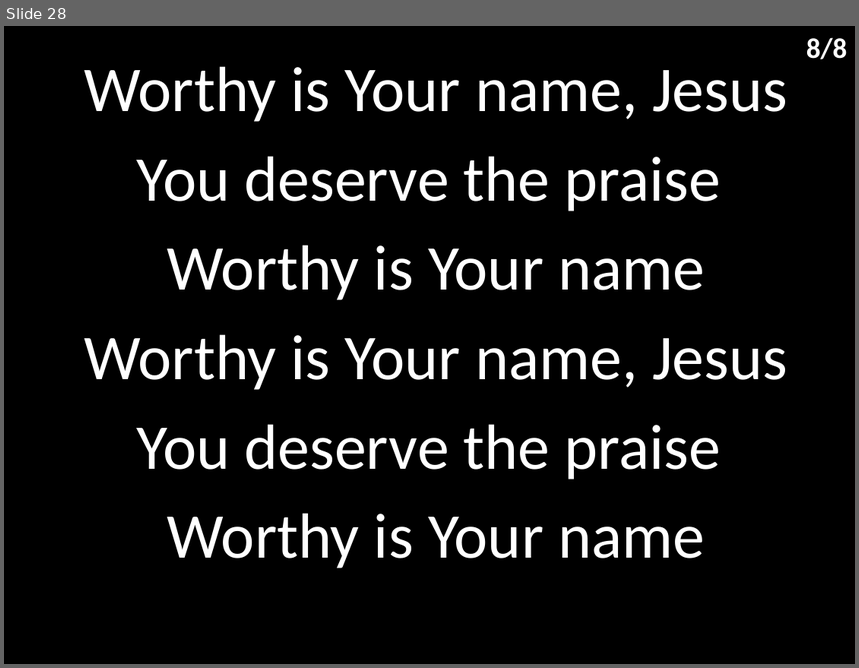
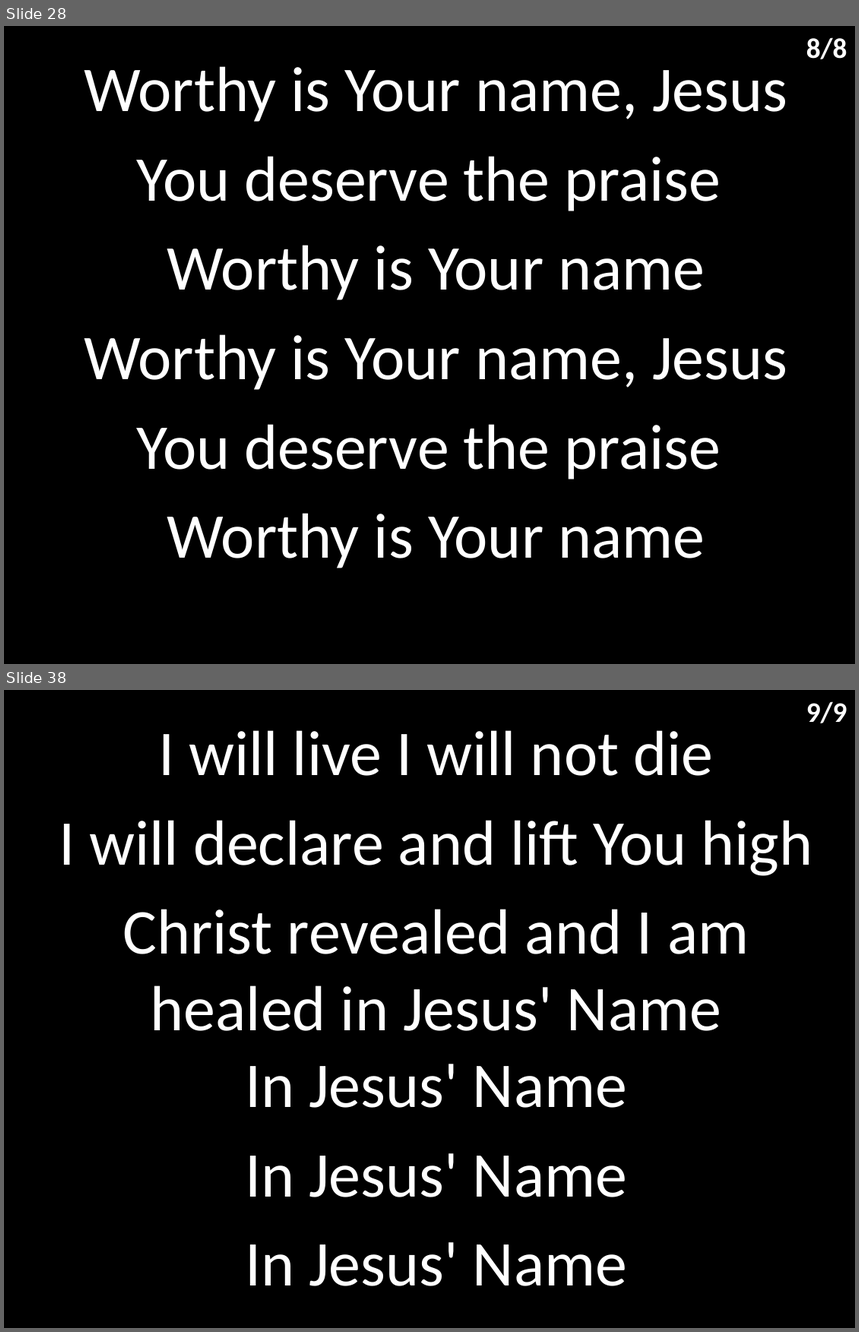
Before and after one commit to hoo-are-ya/worship, a slide deck: docs/songs_24-10-2021.pptx. Shown one above the other, each under a label of ours: slide 28 before the commit, slides 28 and 38 after it; the slides between them are not shown. The pictures are 859x668 and 859x1332 pixels, drawn with LibreOffice and Linux fonts; fonts in the diff are those of the drawing. Boxes give left, top, right and bottom in pixels: in the first picture for what was removed or moved away, otherwise in the second. Text is boxed around its words. In the diff, an @@ line names an element or a change of style, - is before the commit and + after.

Commit message:
added in jesus name

```diff
--- a/docs/songs_24-10-2021.pptx
+++ b/docs/songs_24-10-2021.pptx
@@ slide 38 added at (x1=4, y1=690, x2=855, y2=1328), background #000000 @@
@@ text added at (x1=807, y1=701, x2=848, y2=723), 24 pt, text #FFFFFF, bold @@
+9/9
@@ subtitle added at (x1=59, y1=730, x2=813, y2=1287), 54 pt, text #FFFFFF @@
+I will live I will not die
+I will declare and lift You high
+Christ revealed and I am healed in Jesus' Name
+In Jesus' Name
+In Jesus' Name
+In Jesus' Name
```
Also in this commit, not shown: 9 other slides added, 1 other file.
